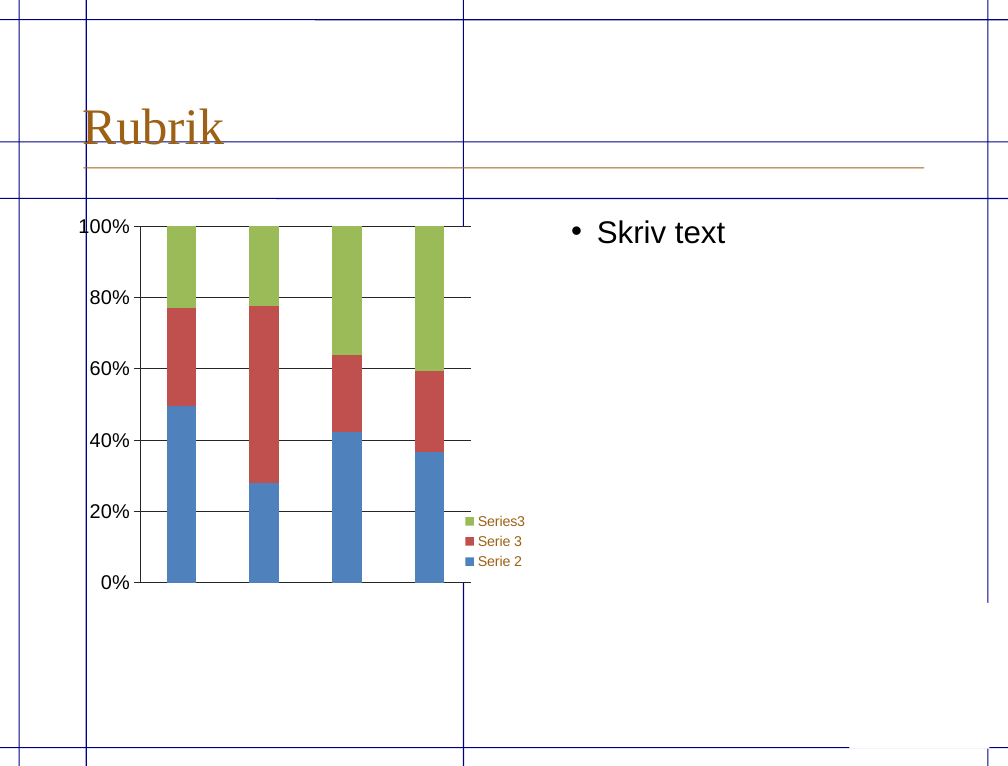
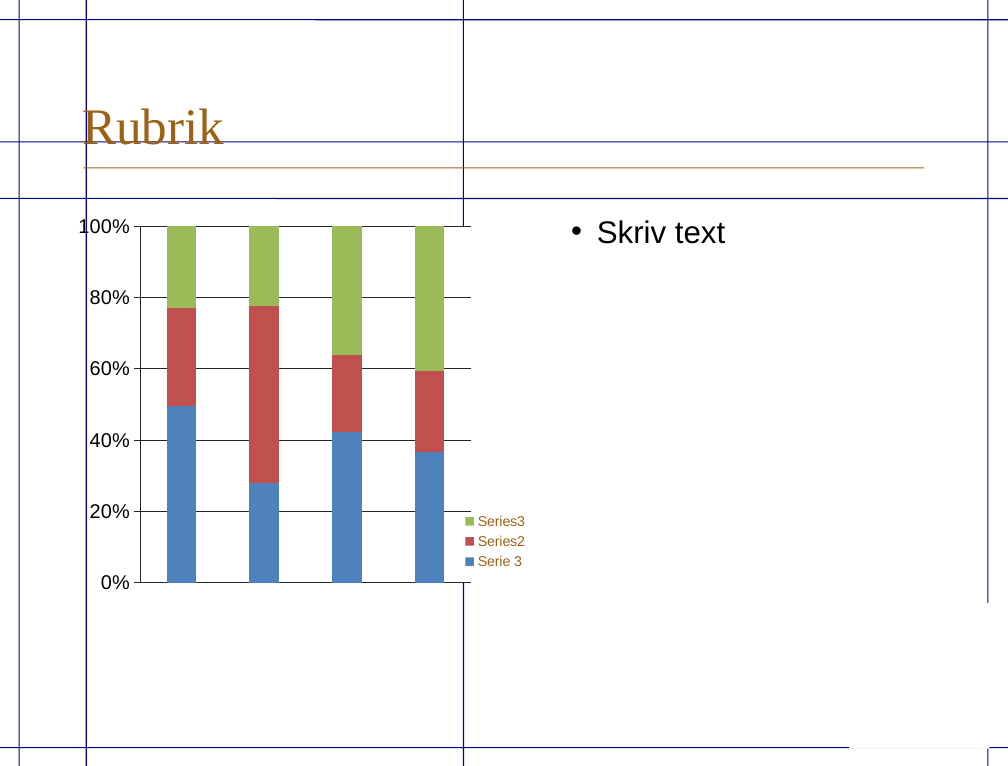
Before and after one commit to eriknylander/exjobb, a slide deck: slide 20 of Presentation/ExjobbPresentation.odp (slide 10 before the commit). Drawn at 1008x766 pixels with LibreOffice and Linux fonts; fonts in the diff are those of the drawing; background and template pictures are left out. Boxes give left, top, right and bottom in pixels: in the first picture for what was removed or moved away, otherwise in the second. Text is boxed around its words. In the diff, an @@ line names an element or a change of style, - is before the commit and + after.

```diff
--- a/Presentation/ExjobbPresentation.odp
+++ b/Presentation/ExjobbPresentation.odp
@@ column stacked 100% chart at (69,207,558,602) @@
-Serie 2: 49, 28, 42, 37
+Serie 3: 49, 28, 42, 37
-Serie 3: 28, 49, 22, 23
+: 28, 49, 22, 23
```
Also in this commit, not shown: 1 other slide changed, 10 slides added, 3 other files.
